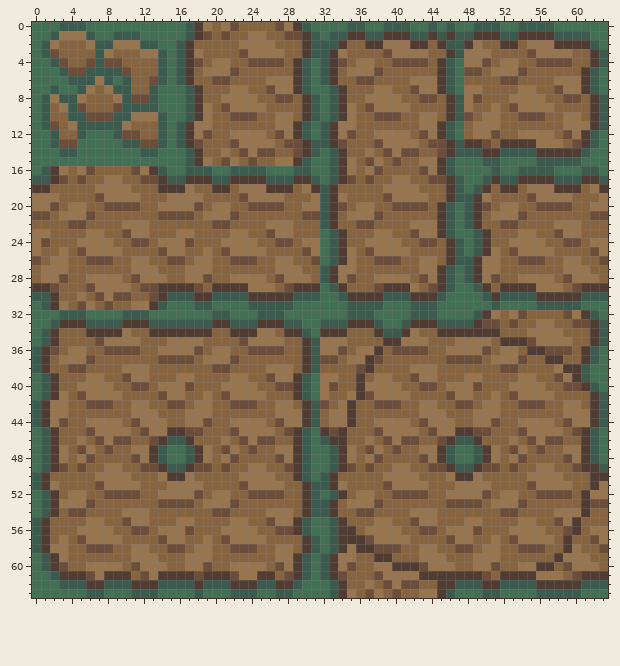
Pixel-art file: assets/tilesets/surface/path_tiles.aseprite. This is how it looked before the edit.
64x64 pixels, 1 frame.
After:
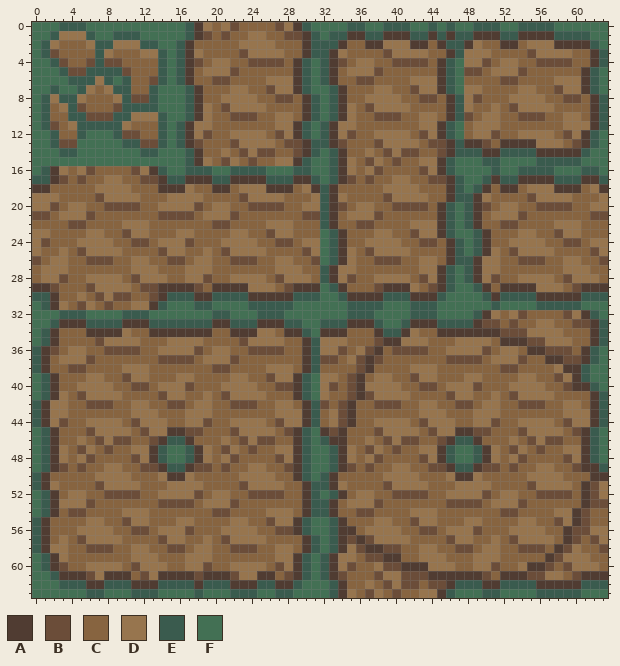
Palette (. is transparent): A #503c32  B #6b4d39  C #876440  D #97754e  E #3a5b4e  F #437054
Commit message: Make the path intersection clearer
Difference:
Changed rows in their new state; - is an unchanged pixel.
first column x 34:
34 ------------------BBB------
35 ----B-----------------B----
36 ---B-----------------------
37 --B----------------------BB
39 -B-------------------------
40 -B------------------------A
41 -B-------------------------
42 B--------------------------
43 B--------------------------
44 B--------------------------
first column x 35:
51 --------------------------AB
52 ---------------------------B
54 -------------------------AB-
55 --------------------------B-
56 ------------------------ABB-
57 B------------------------B--
58 -B-A-------------------AB---
59 --BB-A----------------AB----
60 ----BB--A-----------A-B-----
61 ------BBB-----------BB------
62 ---------BB-----------------
Where, in picture pixels (left, top, right, bottom), the same in both pictures:
changed: (500, 328, 581, 391)
changed: (338, 337, 383, 427)
changed: (527, 481, 599, 580)
changed: (347, 535, 446, 589)
